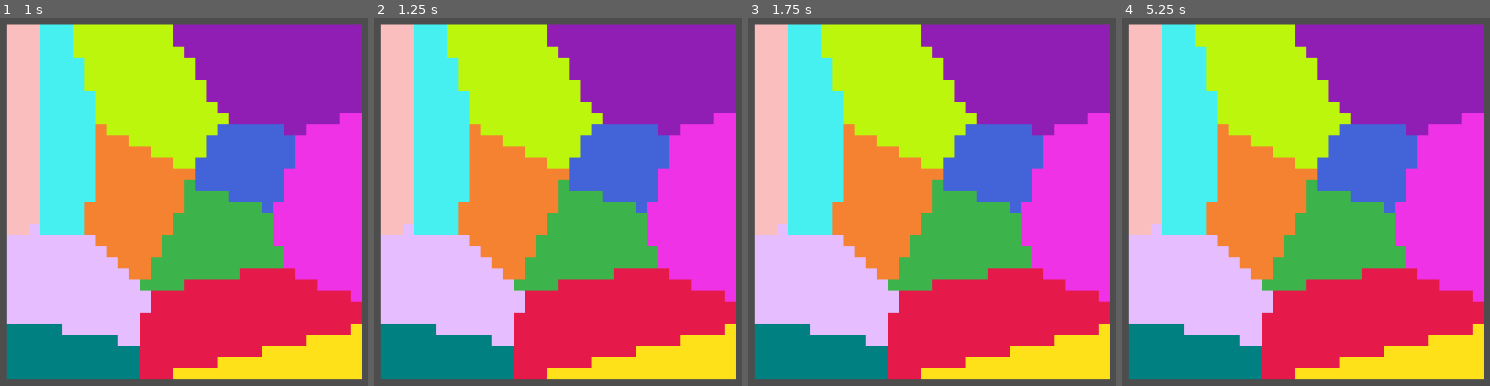
Above: before the commit, frames 1-4 (left to right).
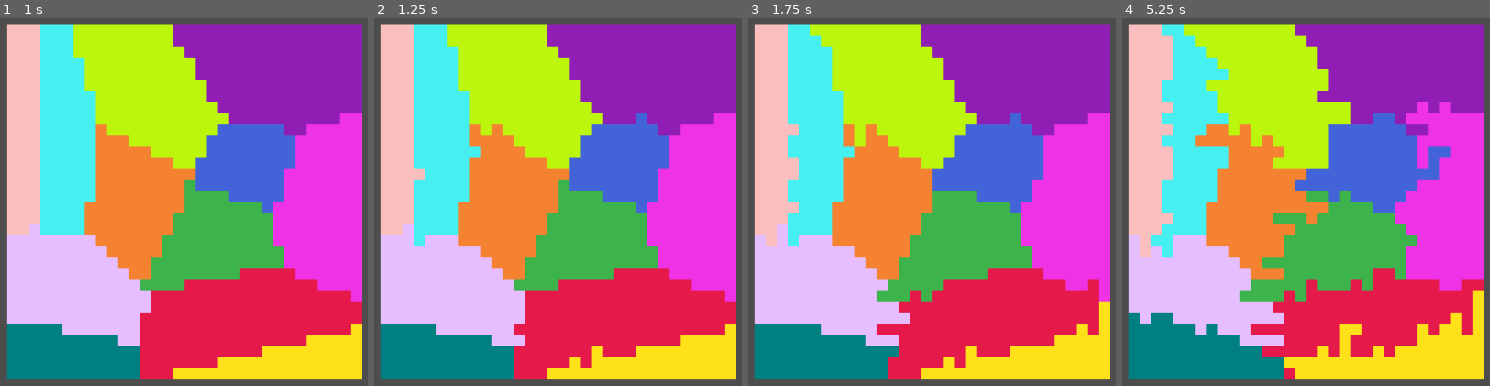
Above: after the commit, the same moments.

Repository: DeclanHarty/RedistrictingProject
Game: Godot game, scene res://main_scene.tscn
Same seed, same stepped clock (60 frames per second), same inputs: the game is played once before the commit and once after it. The project has no main scene, so this scene is started directly.
Inputs:
- Up to frame 1 (1 s): tap Enter at 0.5 s
- Up to frame 2 (1.25 s): no input
- Up to frame 3 (1.75 s): no input
- Up to frame 4 (5.25 s): no input

Frame 1 is identical in both runs. In frame 2, 1.2% of the frame differs, in the area x 10-75%, y 7-96%; in frame 3, 3.3%; in frame 4, 11%, in the area x 1-99%, y 1-99%.

Commit message:
Fixed most of the issues with the looping check though there still are some cases that result in a seperation

Diff:
--- a/diagram_creator.gd
+++ b/diagram_creator.gd
@@ -20,7 +20,7 @@
 var dynimage
 var image_texture
 var time_since_last_step = 1.0
-var time_between_steps = 3
+var time_between_steps = .01
 
 var initial_bad_move_chance = .20
 var TEMP_CHANGE_RATE = 0
@@ -275,7 +275,7 @@
 	var current_district
 
 	# Flags
-	#var intial_group_ended = false
+	var loop_flag = false
 	var should_match_beginning = false
 
 	var districts_that_should_not_appear_again = []
@@ -310,7 +310,6 @@
 		else:
 			var checked_cell_district = current_district_map[check_pos.x][check_pos.y]
 			if(start_district == null):
-				print("Set Start")
 				# Set start and current district to the district of the checked cell
 				start_district = checked_cell_district
 				current_district = checked_cell_district
@@ -321,17 +320,19 @@
 				return true
 			# If encountering a new district
 			elif(current_district != checked_cell_district):
+				if(should_match_beginning):
+					print("Did Not Properly Loop")
+					return true
+
 				if(current_district != start_district):
 					districts_that_should_not_appear_again.append(current_district)
 				else:
-					should_match_beginning = true
-					continue
-
-				if(should_match_beginning):
-					print("Did Not Properly Loop")
-					return true
+					if(loop_flag):
+						should_match_beginning = true
+					else:
+						loop_flag = true
 
 				current_district = checked_cell_district
-			print(checked_cell_district)
+		print(current_district)
 	print("Went through")
 	return false
